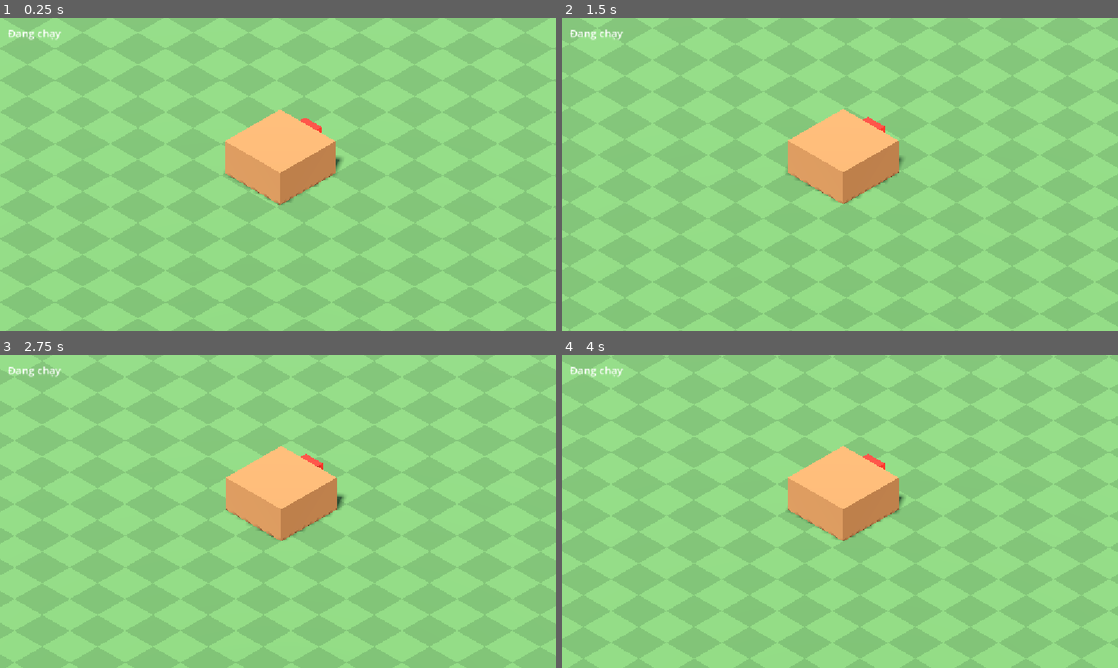
Above: before the commit, frames 1-4 (two rows, left to right).
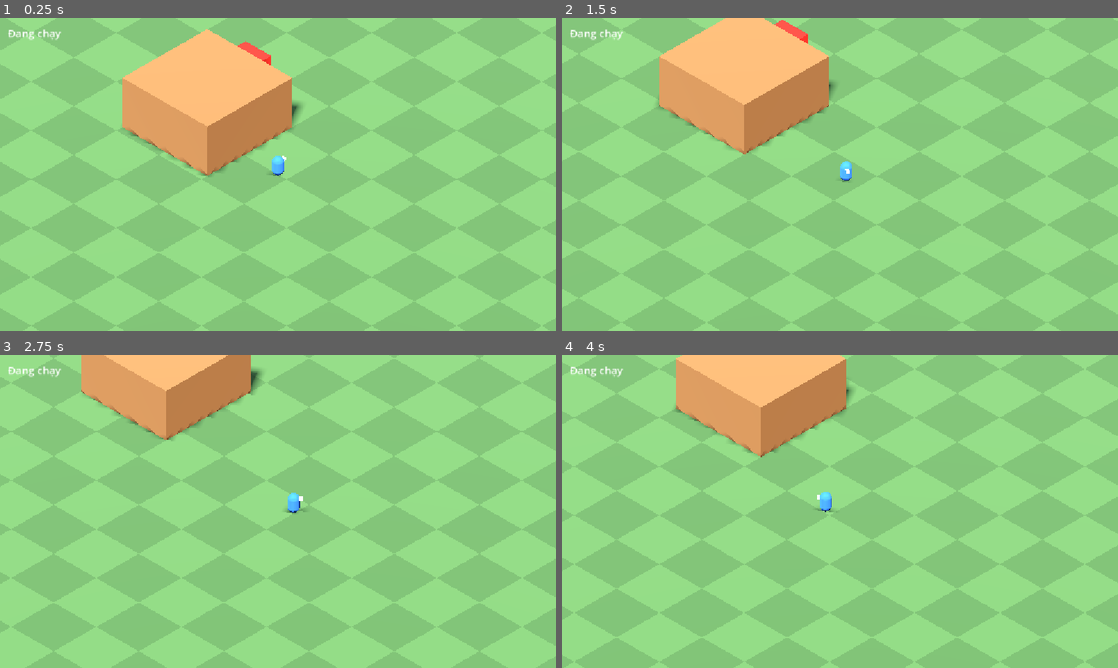
Above: after the commit, the same moments.

Repository: hieudeptrai196/thanhtri2
Game: Godot game, scene res://scenes/main.tscn
Same seed, same stepped clock (60 frames per second), same inputs: the game is played once before the commit and once after it.
Inputs:
- Up to frame 1 (0.25 s): no input
- Up to frame 2 (1.5 s): hold D (move_right) 0.53-1.28 s; hold Space (ready) 0.53-1.28 s; hold S (move_down) from 1.28 s (still down); tap Space (ready) at 1.35 s
- Up to frame 3 (2.75 s): release S (move_down) at 2.03 s; hold D (move_right) from 2.03 s (still down); hold Space (ready) from 2.03 s (still down)
- Up to frame 4 (4 s): release D (move_right) at 2.78 s; release Space (ready) at 2.78 s; hold W (move_up) 2.78-3.53 s; tap Space (ready) at 2.85 s; hold A (move_left) from 3.53 s (still down); hold Space (ready) from 3.53 s (still down)

The runs differ from the first frame. In frame 1, 19% of the frame differs, in the area x 0-100%, y 3-100%; in frame 2, 21%, in the area x 0-100%, y 0-100%; in frame 3, 18%; in frame 4, 20%.

Commit message:
Giai đoạn 2: chiến binh di chuyển, PlayerInput
- PlayerInput: nơi duy nhất đọc Input, chuyển thành move_direction theo màn hình và ready_requested
- Chiến binh placeholder (CharacterBody3D) 7 m/s, quay mặt theo hướng đi
- Match nhận ready từ PlayerInput; tường biên đấu trường; camera bám chiến binh, zoom 26

Co-Authored-By: Claude Opus 5.5 <noreply@anthropic.com>

Diff:
--- a/match/match.gd
+++ b/match/match.gd
@@ -3,6 +3,7 @@
 
 @onready var _route: Path3D = $Route
 @onready var _follower: RouteFollower = $Fortress/RouteFollower
+@onready var _warrior: Warrior = $Warrior
 @onready var _status: Label = $DebugUI/Status
 
 
@@ -10,13 +11,14 @@
 	_follower.reached_stop.connect(_on_reached_stop)
 	_follower.departed.connect(_on_departed)
 	_follower.reached_end.connect(_on_reached_end)
+	_warrior.input.ready_requested.connect(_on_ready_requested)
 	_follower.start(_route)
 	_status.text = "Đang chạy"
 
 
-# TODO(giai đoạn 2): đọc "ready" qua PlayerInput thay vì Input trực tiếp.
-func _unhandled_input(event: InputEvent) -> void:
-	if _follower.is_stopped and event.is_action_pressed("ready"):
+# Solo: one player's ready is enough. Multiplayer will wait for every player here.
+func _on_ready_requested() -> void:
+	if _follower.is_stopped:
 		_follower.depart()
 
 
--- a/match/match.tscn
+++ b/match/match.tscn
@@ -4,6 +4,7 @@
 [ext_resource type="Shader" path="res://world/ground_checker.gdshader" id="2_ground"]
 [ext_resource type="PackedScene" path="res://fortress/fortress.tscn" id="3_fortress"]
 [ext_resource type="Script" path="res://camera/iso_camera.gd" id="4_camera"]
+[ext_resource type="PackedScene" path="res://player/warrior.tscn" id="5_warrior"]
 
 [sub_resource type="ProceduralSkyMaterial" id="ProceduralSkyMaterial_sky"]
 
@@ -42,6 +43,12 @@
 bottom_radius = 8.0
 height = 0.1
 
+[sub_resource type="BoxShape3D" id="BoxShape3D_wall_x"]
+size = Vector3(400, 10, 2)
+
+[sub_resource type="BoxShape3D" id="BoxShape3D_wall_z"]
+size = Vector3(2, 10, 400)
+
 [node name="Match" type="Node3D"]
 script = ExtResource("1_match")
 
@@ -62,6 +69,25 @@
 transform = Transform3D(1, 0, 0, 0, 1, 0, 0, 0, 1, 0, -0.5, 0)
 shape = SubResource("BoxShape3D_ground")
 
+[node name="Bounds" type="StaticBody3D" parent="."]
+transform = Transform3D(1, 0, 0, 0, 1, 0, 0, 0, 1, 20, 0, -110)
+
+[node name="North" type="CollisionShape3D" parent="Bounds"]
+transform = Transform3D(1, 0, 0, 0, 1, 0, 0, 0, 1, 0, 5, -200)
+shape = SubResource("BoxShape3D_wall_x")
+
+[node name="South" type="CollisionShape3D" parent="Bounds"]
+transform = Transform3D(1, 0, 0, 0, 1, 0, 0, 0, 1, 0, 5, 200)
+shape = SubResource("BoxShape3D_wall_x")
+
+[node name="West" type="CollisionShape3D" parent="Bounds"]
+transform = Transform3D(1, 0, 0, 0, 1, 0, 0, 0, 1, -200, 5, 0)
+shape = SubResource("BoxShape3D_wall_z")
+
+[node name="East" type="CollisionShape3D" parent="Bounds"]
+transform = Transform3D(1, 0, 0, 0, 1, 0, 0, 0, 1, 200, 5, 0)
+shape = SubResource("BoxShape3D_wall_z")
+
 [node name="Route" type="Path3D" parent="."]
 curve = SubResource("Curve3D_route")
 
@@ -74,10 +100,13 @@
 
 [node name="Fortress" parent="." instance=ExtResource("3_fortress")]
 
+[node name="Warrior" parent="." instance=ExtResource("5_warrior")]
+transform = Transform3D(1, 0, 0, 0, 1, 0, 0, 0, 1, 9, 0, 0)
+
 [node name="IsoCamera" type="Camera3D" parent="." node_paths=PackedStringArray("target")]
-size = 40.0
+size = 26.0
 script = ExtResource("4_camera")
-target = NodePath("../Fortress")
+target = NodePath("../Warrior")
 
 [node name="DebugUI" type="CanvasLayer" parent="."]
 
--- /dev/null
+++ b/player/player_input.gd
@@ -0,0 +1,26 @@
+class_name PlayerInput
+extends Node
+## Turns local device input into player intent. Gameplay reads only this, never Input directly,
+## so intent can later come from the network instead.
+
+signal ready_requested
+
+## World-space direction on the ground plane, length 0..1.
+var move_direction: Vector3 = Vector3.ZERO
+
+
+func _physics_process(_delta: float) -> void:
+	var stick := Input.get_vector("move_left", "move_right", "move_up", "move_down")
+	move_direction = _to_world(stick)
+	if Input.is_action_just_pressed("ready"):
+		ready_requested.emit()
+
+
+# Screen-relative stick -> world direction, so "up" always moves up the screen.
+func _to_world(stick: Vector2) -> Vector3:
+	var camera := get_viewport().get_camera_3d()
+	if camera == null or stick == Vector2.ZERO:
+		return Vector3.ZERO
+	var right := Vector3(camera.global_basis.x.x, 0.0, camera.global_basis.x.z).normalized()
+	var forward := Vector3(-camera.global_basis.z.x, 0.0, -camera.global_basis.z.z).normalized()
+	return (right * stick.x - forward * stick.y).limit_length(1.0)
--- /dev/null
+++ b/player/warrior.gd
@@ -0,0 +1,28 @@
+class_name Warrior
+extends CharacterBody3D
+## On-foot warrior. Moves according to its PlayerInput intent.
+
+## Metres per second.
+@export var move_speed: float = 7.0
+## Higher turns faster.
+@export var turn_speed: float = 12.0
+
+@onready var input: PlayerInput = $PlayerInput
+
+var _gravity: float = ProjectSettings.get_setting("physics/3d/default_gravity")
+
+
+func _physics_process(delta: float) -> void:
+	var direction := input.move_direction
+	velocity.x = direction.x * move_speed
+	velocity.z = direction.z * move_speed
+	if is_on_floor():
+		velocity.y = 0.0
+	else:
+		velocity.y -= _gravity * delta
+
+	if direction != Vector3.ZERO:
+		var target_yaw := atan2(-direction.x, -direction.z)
+		rotation.y = lerp_angle(rotation.y, target_yaw, 1.0 - exp(-turn_speed * delta))
+
+	move_and_slide()
--- /dev/null
+++ b/player/warrior.tscn
@@ -0,0 +1,41 @@
+[gd_scene format=3]
+
+[ext_resource type="Script" path="res://player/warrior.gd" id="1_warrior"]
+[ext_resource type="Script" path="res://player/player_input.gd" id="2_input"]
+
+[sub_resource type="CapsuleShape3D" id="CapsuleShape3D_body"]
+radius = 0.5
+height = 1.8
+
+[sub_resource type="StandardMaterial3D" id="StandardMaterial3D_body"]
+albedo_color = Color(0.2, 0.45, 0.9, 1)
+
+[sub_resource type="CapsuleMesh" id="CapsuleMesh_body"]
+material = SubResource("StandardMaterial3D_body")
+radius = 0.5
+height = 1.8
+
+[sub_resource type="StandardMaterial3D" id="StandardMaterial3D_nose"]
+albedo_color = Color(0.95, 0.95, 0.95, 1)
+
+[sub_resource type="BoxMesh" id="BoxMesh_nose"]
+material = SubResource("StandardMaterial3D_nose")
+size = Vector3(0.3, 0.3, 0.4)
+
+[node name="Warrior" type="CharacterBody3D"]
+script = ExtResource("1_warrior")
+
+[node name="Collision" type="CollisionShape3D" parent="."]
+transform = Transform3D(1, 0, 0, 0, 1, 0, 0, 0, 1, 0, 0.9, 0)
+shape = SubResource("CapsuleShape3D_body")
+
+[node name="Body" type="MeshInstance3D" parent="."]
+transform = Transform3D(1, 0, 0, 0, 1, 0, 0, 0, 1, 0, 0.9, 0)
+mesh = SubResource("CapsuleMesh_body")
+
+[node name="Nose" type="MeshInstance3D" parent="."]
+transform = Transform3D(1, 0, 0, 0, 1, 0, 0, 0, 1, 0, 1.3, -0.55)
+mesh = SubResource("BoxMesh_nose")
+
+[node name="PlayerInput" type="Node" parent="."]
+script = ExtResource("2_input")
Not shown, added: player/player_input.gd.uid
Not shown, added: player/warrior.gd.uid
